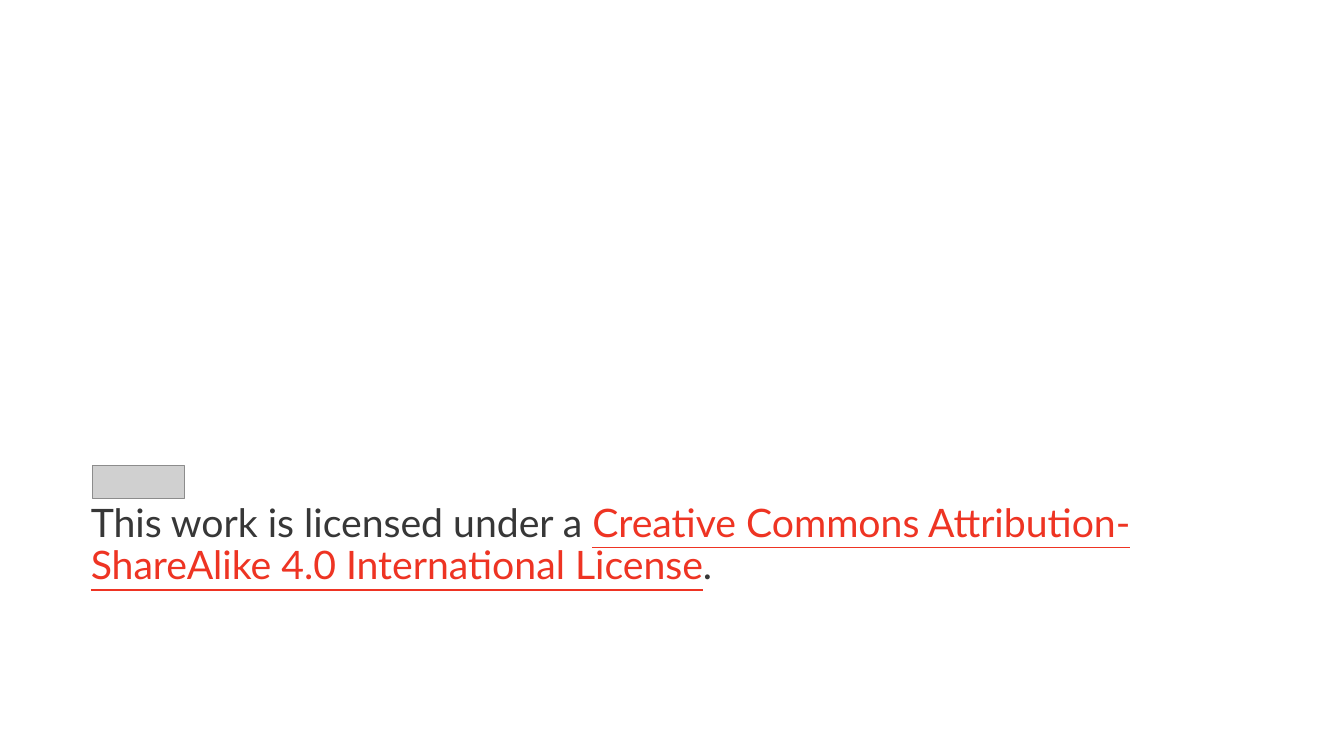
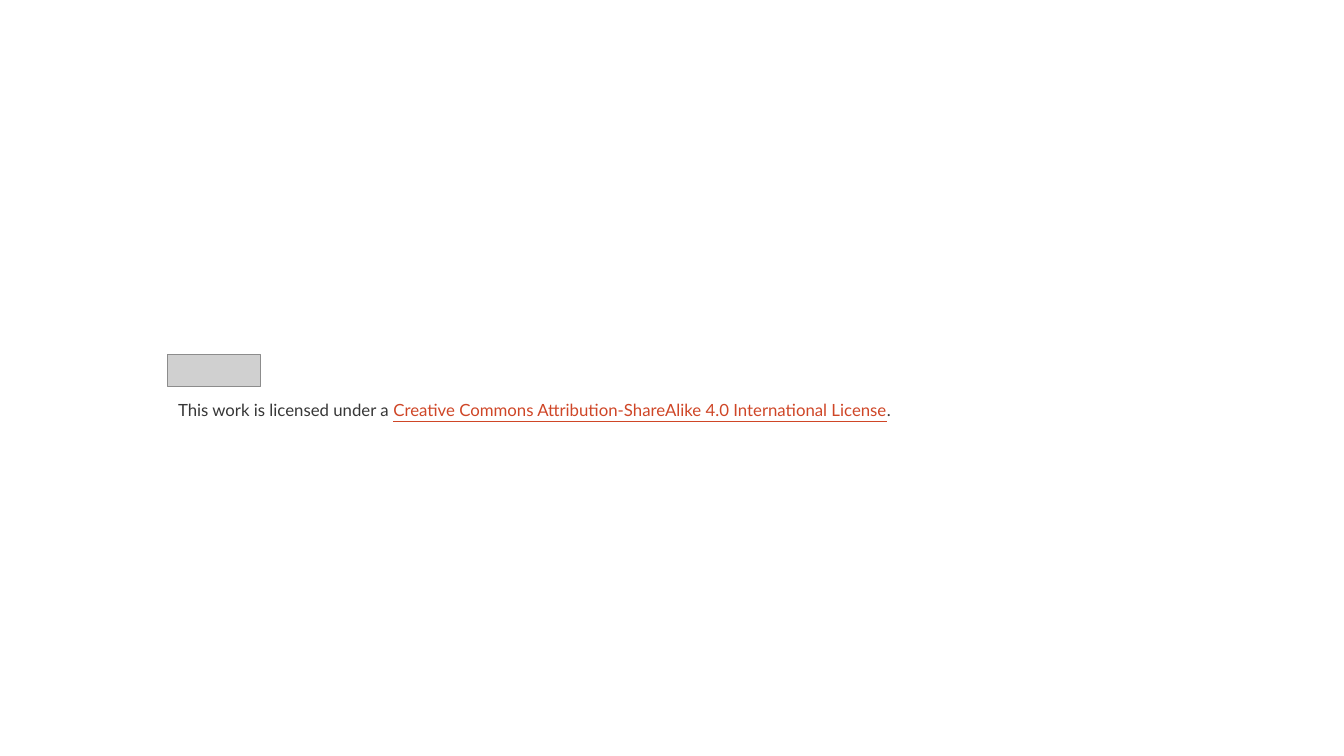
Before and after one commit to DavidSabine/The-Art-of-Agile-Product-Documentation, a slide deck: slide 2 of assets/The Art of Agile Documentation — Presentation — by David Sabine.pptx. Drawn at 1344x756 pixels with LibreOffice and Linux fonts; fonts in the diff are those of the drawing; grey boxes stand for pictures; background and template pictures are left out. Boxes give left, top, right and bottom in pixels: in the first picture for what was removed or moved away, otherwise in the second. Text is boxed around its words. In the diff, an @@ line names an element or a change of style, - is before the commit and + after.

```diff
--- a/assets/The Art of Agile Documentation — Presentation — by David Sabine.pptx
+++ b/assets/The Art of Agile Documentation — Presentation — by David Sabine.pptx
@@ picture: place and size @@
-picture at [93, 466, 186, 498]
+picture at [168, 355, 261, 387]
@@ subtitle "This work is licensed under ...": place and size @@
-subtitle "This work is licensed under ..." at [91, 508, 1130, 580]
+subtitle "This work is licensed under ..." at [178, 403, 890, 416]
@@ subtitle "This work is licensed under ..." at [178, 403, 890, 416]: size 28 to 12 pt; text colour #EE3423 to #CF4627 in "Creative Commons Attribution-ShareAlike 4.0 International Li ..." @@
```
Also in this commit, not shown: 20 other slides changed, 4 other files.
